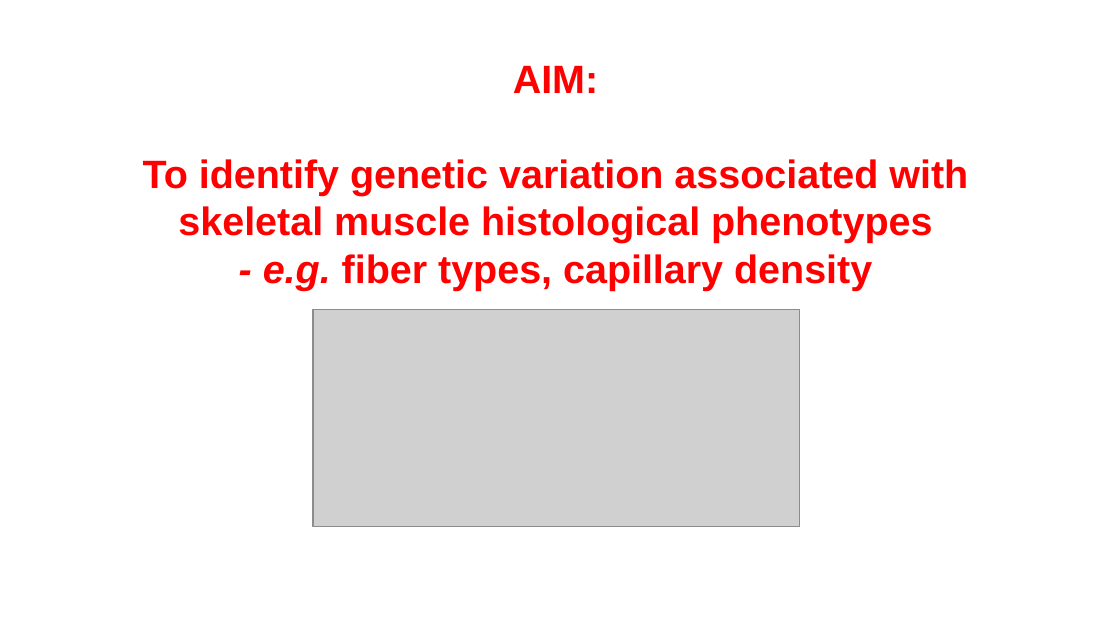
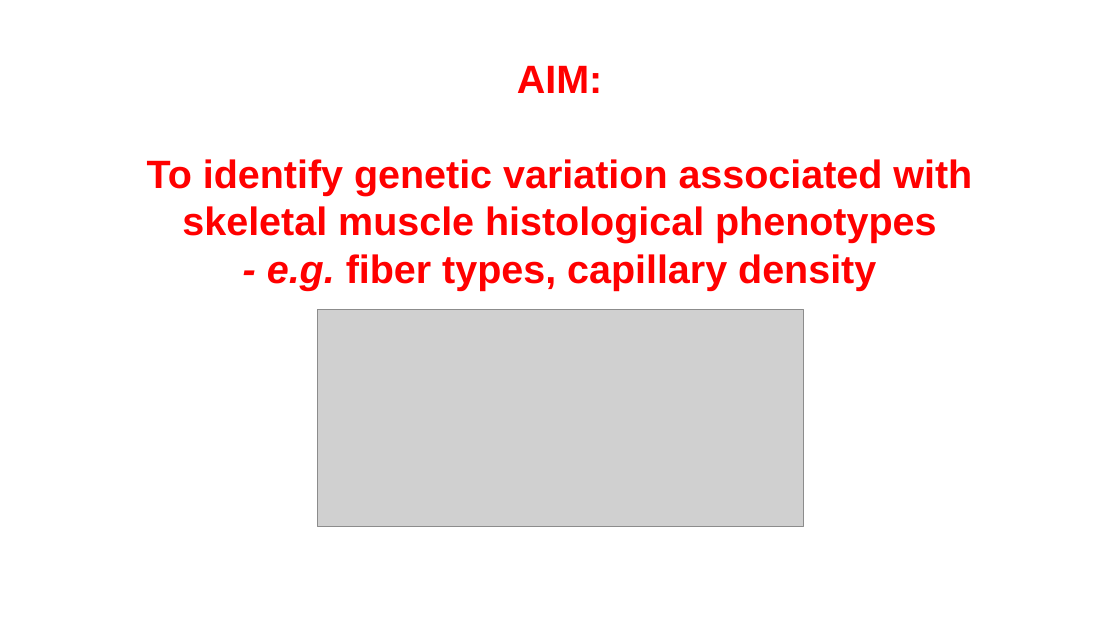
Before and after one commit to NikolayOskolkov/GWAS, a slide deck: slide 6 of slides/Day2/GWAS.pptx. Drawn at 1120x630 pixels with LibreOffice and Linux fonts; fonts in the diff are those of the drawing; grey boxes stand for pictures. Boxes give left, top, right and bottom in pixels: in the first picture for what was removed or moved away, otherwise in the second. Text is boxed around its words. In the diff, an @@ line names an element or a change of style, - is before the commit and + after.

```diff
--- a/slides/Day2/GWAS.pptx
+++ b/slides/Day2/GWAS.pptx
@@ text "AIM:": place and size @@
-text "AIM:" at <box>143,65,968,290</box>
+text "AIM:" at <box>147,65,972,290</box>
@@ picture: place and size @@
-picture at <box>313,310,800,526</box>
+picture at <box>317,310,804,526</box>
```
Also in this commit, not shown: 5 other slides changed, 4 other files.
